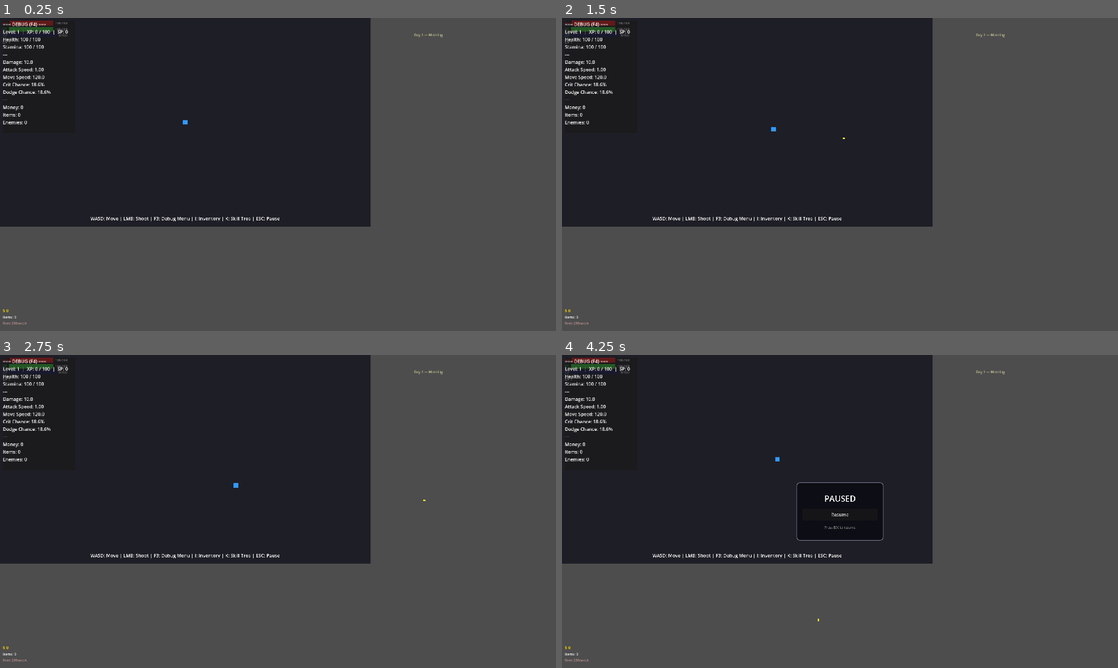
Above: before the commit, frames 1-4 (two rows, left to right).
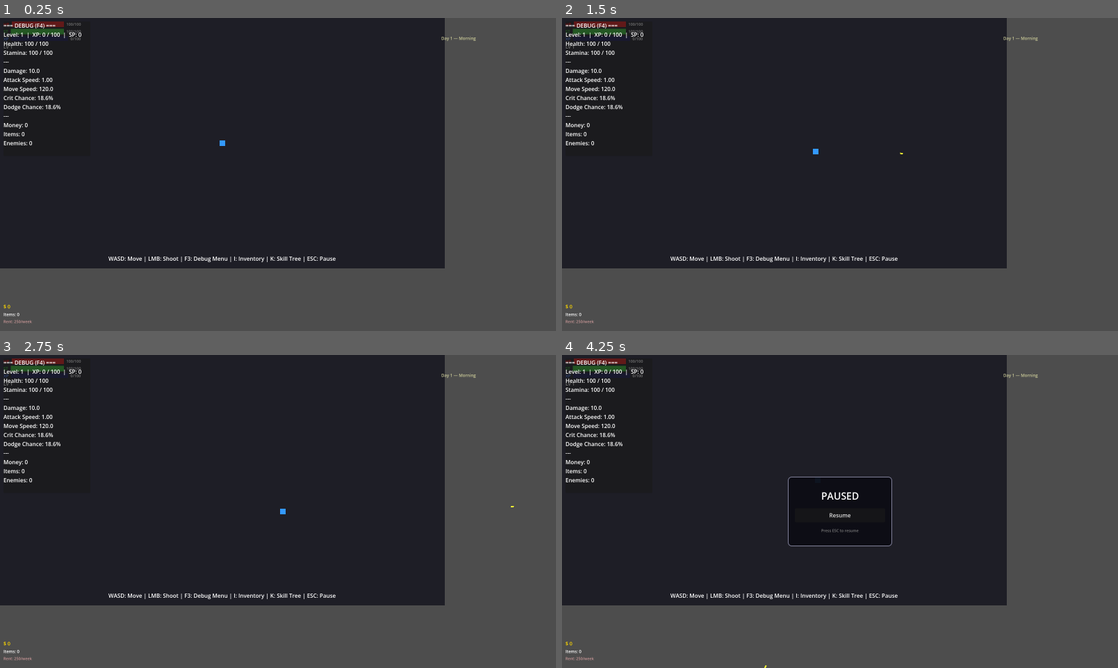
Above: after the commit, the same moments.

Repository: rzeminski16-cell/TheSwanGame
Game: Godot game, scene res://scenes/Main.tscn
Same seed, same stepped clock (60 frames per second), same inputs: the game is played once before the commit and once after it.
Inputs (mouse positions are in pixels of both pictures, inside the frame that each line leads up to):
- Up to frame 1 (0.25 s): no input
- Up to frame 2 (1.5 s): tap Enter at 0.5 s; move the mouse to (962, 158) at 0.52 s; hold D (move_right) 0.53-1.28 s; hold E (interact) 0.53-1.28 s; click (962, 158) at 0.67 s; tap Space at 1.25 s; move the mouse to (728, 190) at 1.27 s; hold S (move_down) from 1.28 s (still down); tap E (interact) at 1.35 s
- Up to frame 3 (2.75 s): tap Enter at 2 s; move the mouse to (333, 442) at 2.02 s; release S (move_down) at 2.03 s; hold D (move_right) from 2.03 s (still down); hold E (interact) from 2.03 s (still down)
- Up to frame 4 (4.25 s): move the mouse to (812, 574) at 2.77 s; release D (move_right) at 2.78 s; release E (interact) at 2.78 s; hold W (move_up) 2.78-3.53 s; tap E (interact) at 2.85 s; click (812, 574) at 2.92 s; tap Space at 3.5 s; move the mouse to (1006, 558) at 3.52 s; hold A (move_left) from 3.53 s (still down); hold E (interact) from 3.53 s (still down); tap Escape (pause) at 4.15 s

The runs differ from the first frame. In frame 1, 21% of the frame differs, in the area x 0-86%, y 0-98%; in frame 2, 21%; in frame 3, 21%; in frame 4, 22%, in the area x 0-86%, y 0-100%.

Commit message:
Move input handling to main.gd, fix window size to 1600x900
CanvasLayer._input and Input polling were both unreliable on UIManager.
Moved keyboard shortcut handling to main.gd using _unhandled_key_input,
which is a plain Node and the recommended approach for game shortcuts.
Main calls ui_manager methods directly (toggle_inventory, etc.).

Changed viewport from 1920x1080 (full screen) to 1600x900.

https://claude.ai/code/session_01MWefrQoUKrZ3uHRqMa2TSM

Diff:
--- a/project.godot
+++ b/project.godot
@@ -35,8 +35,8 @@
 
 [display]
 
-window/size/viewport_width=1920
-window/size/viewport_height=1080
+window/size/viewport_width=1600
+window/size/viewport_height=900
 window/stretch/mode="viewport"
 
 [input]
--- a/scripts/main.gd
+++ b/scripts/main.gd
@@ -8,6 +8,7 @@
 
 
 func _ready() -> void:
+	process_mode = Node.PROCESS_MODE_ALWAYS
 	print("Main: Game starting.")
 	print("Main: DataManager config loaded = %s" % str(DataManager.get_config().size() > 0))
 	print("Main: Enemies loaded = %d" % DataManager.get_all_enemies().size())
@@ -18,3 +19,18 @@
 
 	# Load the test playground by default
 	scene_manager.change_scene("res://scenes/TestPlayground.tscn")
+
+
+func _unhandled_key_input(event: InputEvent) -> void:
+	if event.is_action_pressed("toggle_inventory"):
+		ui_manager.toggle_inventory()
+		get_viewport().set_input_as_handled()
+	elif event.is_action_pressed("toggle_skill_tree"):
+		ui_manager.toggle_skill_tree()
+		get_viewport().set_input_as_handled()
+	elif event.is_action_pressed("pause"):
+		ui_manager._toggle_pause()
+		get_viewport().set_input_as_handled()
+	elif event.is_action_pressed("toggle_debug_menu"):
+		ui_manager.toggle_debug_menu()
+		get_viewport().set_input_as_handled()
--- a/scripts/ui_manager.gd
+++ b/scripts/ui_manager.gd
@@ -108,18 +108,6 @@
 func _process(_delta: float) -> void:
 	_update_mission_tracker()
 	_update_time_display()
-	_poll_input()
-
-
-func _poll_input() -> void:
-	if Input.is_action_just_pressed("toggle_inventory"):
-		toggle_inventory()
-	elif Input.is_action_just_pressed("toggle_skill_tree"):
-		toggle_skill_tree()
-	elif Input.is_action_just_pressed("pause"):
-		_toggle_pause()
-	elif Input.is_action_just_pressed("toggle_debug_menu"):
-		toggle_debug_menu()
 
 
 # --- HUD ---
